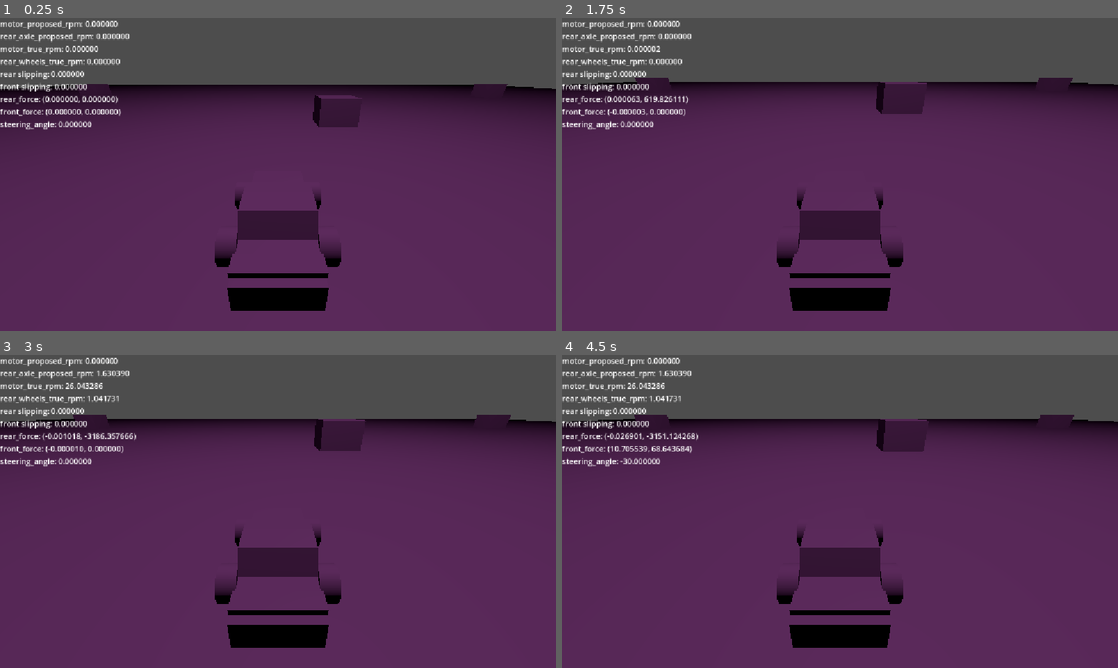
Above: before the commit, frames 1-4 (two rows, left to right).
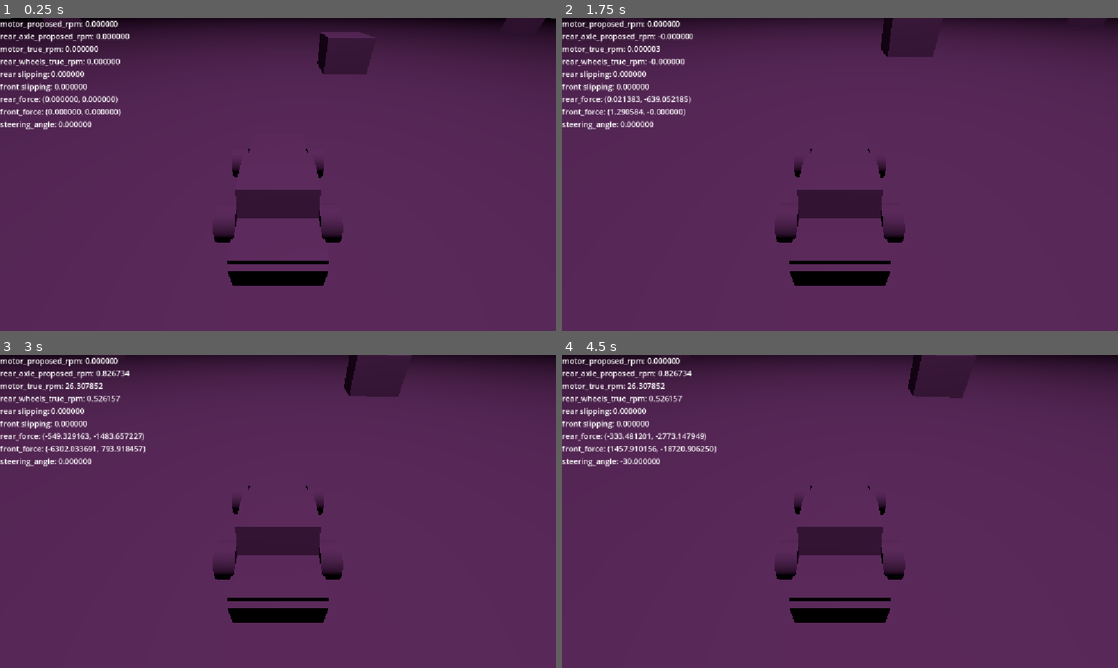
Above: after the commit, the same moments.

Repository: FlameFreezer/170.3
Game: Godot game, scene res://scenes/drive_test_chamber.tscn
Two runs of this game, one before a commit and one after it. Both use one fixed random seed, a clock stepped at 60 frames per second and the inputs below. This scene is started directly instead of the project's main scene.
Inputs:
- Up to frame 1 (0.25 s): no input
- Up to frame 2 (1.75 s): hold D (steer right) 0.53-1.28 s; hold Shift (clutch) 0.53-1.28 s; tap Enter at 1.25 s; hold Q (downshift) from 1.28 s (still down); tap W (throttle) at 1.35 s
- Up to frame 3 (3 s): tap Space (handbrake) at 2 s; release Q (downshift) at 2.03 s; hold D (steer right) 2.03-2.78 s; hold Shift (clutch) 2.03-2.78 s; hold E (upshift) from 2.78 s (still down); tap W (throttle) at 2.85 s
- Up to frame 4 (4.5 s): tap Enter at 3.5 s; release E (upshift) at 3.53 s; hold Shift (clutch) 3.53-4.28 s; hold A (steer left) from 3.53 s (still down); tap Space (handbrake) at 4.25 s; tap W (throttle) at 4.35 s

The runs differ from the first frame. In frame 1, 32% of the frame differs, in the area x 0-100%, y 0-94%; in frame 2, 30%; in frame 3, 30%; in frame 4, 30%.

Commit message:
implemented a questionable reverse gear. fixed a bug that caused steering force outputs to be very small.

Diff:
--- a/Scripts/Car/chassis.gd
+++ b/Scripts/Car/chassis.gd
@@ -18,21 +18,21 @@
 @export var drag_factor: float = 0.05
 
 @export_category("Transmission variables")
-@export var gear_ratios: Array[float] = [1.0/50, 1.0/25, 1.0/12.5, 1.0/6.25, 1.0/75, 1.0/3.125]
-@export var starting_gear_ratio_index: int = 0
+@export var gear_ratios: Array[float] = [-1.0/50, 1.0/50, 1.0/25, 1.0/12.5, 1.0/6.25, 1.0/75, 1.0/3.125]
+@export var starting_gear_ratio_index: int = 1
 @export var clutch_response_time: float = 0.5 # In seconds
 
 # Wheel tuning variables
 @export_category("Steering Wheel variables")
-@export var front_wheel_offset: float = 1.5 # Z position of front wheels relative to center of chassis
-@export var front_wheels_static_friction: float = 2
-@export var front_wheels_kinetic_friction: float = 1.2
+@export var front_wheel_offset: float = -1.5 # Z position of front wheels relative to center of chassis
+@export var front_wheels_static_friction: float = 5
+@export var front_wheels_kinetic_friction: float = 2
 @export var max_steering_angle: float = 30
 
 @export_category("Drive Wheel variables")
-@export var rear_wheel_offset: float = -1.5 # Z position of rear wheels relative to center of chassis
-@export var rear_wheels_static_friction: float = 2
-@export var rear_wheels_kinetic_friction: float = 1.2
+@export var rear_wheel_offset: float = 1.5 # Z position of rear wheels relative to center of chassis
+@export var rear_wheels_static_friction: float = 5
+@export var rear_wheels_kinetic_friction: float = 2
 @export var kinetic_friction_acceleration_factor: float = 0.5
 @export var wheel_mass: float = 50 # In kilograms; roughly 3400lb
 @export var wheel_diameter: float = 0.5 # In meters
@@ -78,6 +78,7 @@
 ## Uses Godot's physics engine to apply forces calculated by our physics engine
 func _physics_process(delta: float) -> void:
 	var motor_proposed_rpm := motor.propose_rpm(throttle_input, delta)
+	rear_axle.update_handbrake(handbrake_input)
 	var rear_axle_proposed_rpm := rear_axle.propose_rpm(delta)
 	front_axle.set_wheel_angle(steering_input)
 	transmission.update_clutch_state(clutch_input, delta)
--- a/Scripts/Car/front_wheels.gd
+++ b/Scripts/Car/front_wheels.gd
@@ -57,24 +57,25 @@
 	var slip_demand: float = 2 * slip_distance / pow(delta, 2)
 
 	# set slip state
-	if (!slipping && slip_demand + adjusted_cornering_demand > max_static_friction):
+	if (!slipping && (slip_demand + adjusted_cornering_demand) * chassis_mass > max_static_friction):
 		slipping = true;
-	elif(slipping && slip_demand + adjusted_cornering_demand < max_kinetic_friction):
+	elif(slipping && (slip_demand + adjusted_cornering_demand) * chassis_mass < max_kinetic_friction):
 		slipping = false;
 
 	# cap force outputs and build return vector
 
-	var out_steering_force: Vector2
+	var out_steering_vec: Vector2
 	if (slipping):
-		out_steering_force = slip_motion.normalized() * -1 * min(slip_demand, max_kinetic_friction)
+		out_steering_vec = slip_motion.normalized() * -1 * min(slip_demand * chassis_mass, max_kinetic_friction)
 	else:
-		out_steering_force = slip_motion.normalized() * -1 * min(slip_demand, max_static_friction)
+		out_steering_vec = slip_motion.normalized() * -1 * min(slip_demand * chassis_mass, max_static_friction)
+	var out_steering_force: float = out_steering_vec.length()
 
-	var out_cornering_force: Vector2
+	var out_cornering_vec: Vector2
 	if (slipping):
-		out_cornering_force = cornering_motion.normalized() * -1 * min(adjusted_cornering_demand, max_kinetic_friction - slip_demand)
+		out_cornering_vec = cornering_motion.normalized() * -1 * min(adjusted_cornering_demand * chassis_mass, max_kinetic_friction - out_steering_force)
 	else:
-		out_cornering_force = cornering_motion.normalized() * -1 * min(adjusted_cornering_demand, max_static_friction - slip_demand)
+		out_cornering_vec = cornering_motion.normalized() * -1 * min(adjusted_cornering_demand * chassis_mass, max_static_friction - out_steering_force)
 
-	var return_vec: Vector2 = out_steering_force + out_cornering_force
+	var return_vec: Vector2 = out_steering_vec + out_cornering_vec
 	return return_vec
--- a/scenes/Prefabs/PHCar.tscn
+++ b/scenes/Prefabs/PHCar.tscn
@@ -40,7 +40,7 @@
 shape = SubResource("BoxShape3D_oajxw")
 
 [node name="Camera3D" type="Camera3D" parent="." unique_id=952696114]
-transform = Transform3D(1, 0, 0, 0, 0.8967124, 0.44261363, 0, -0.44261363, 0.8967124, 0, 4.0441947, 5.3147154)
+transform = Transform3D(1, 0, 0, 0, 0.7606997, 0.64910406, 0, -0.64910406, 0.7606997, 0, 4.331213, 4.5360284)
 
 [node name="HUD" type="Control" parent="." unique_id=594348716]
 layout_mode = 3
